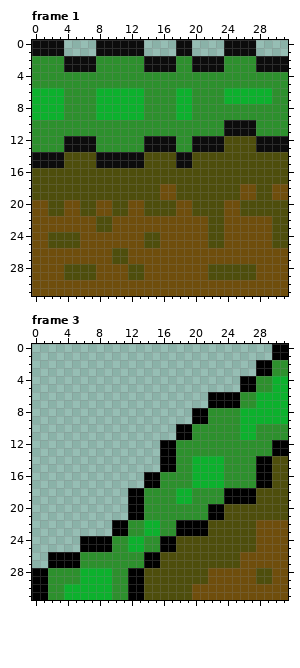
Two versions of one pixel-art file, .dev/tilesets/bushbash.aseprite. That is the earlier state.
32x32 pixels, 10 frames. Shown: frame 1, frame 3.
And afterwards:
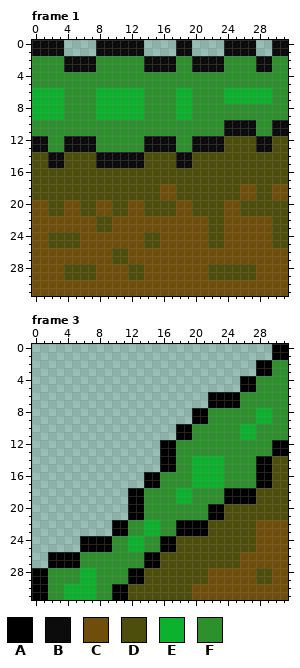
Palette (. is transparent): A #000000  B #0c0c0c  C #6f4e0c  D #4e4e0c  E #0cb12d  F #2d902d
Edits made:
--- frame 1
@@ x 28..31 @@
- 0 ....
- 1 ....
- 2 BBBB
- 3 BBBB
+ 0 ..BB
+ 1 ..BB
+ 2 BBFF
+ 3 BBFF
  4 FFFF
@@ x 0..31 @@
  9 EEEEFFFFEEEEEEFFFFEEFFFFFFFFFFFF
-10 FFFFFFFFFFFFFFFFFFFFFFFFBBBBFFFF
-11 FFFFFFFFFFFFFFFFFFFFFFFFBBBBFFFF
-12 FFFFBBBBFFFFFFBBBBFFBBBBDDDDBBBB
-13 FFFFBBBBFFFFFFBBBBFFBBBBDDDDBBBB
-14 BBBBDDDDBBBBBBDDDDBBDDDDDDDDDDDD
-15 BBBBDDDDBBBBBBDDDDBBDDDDDDDDDDDD
+10 FFFFFFFFFFFFFFFFFFFFFFFFBBBBFFBB
+11 FFFFFFFFFFFFFFFFFFFFFFFFBBBBFFBB
+12 BBFFBBBBFFFFFFBBBBFFBBBBDDDDBBDD
+13 BBFFBBBBFFFFFFBBBBFFBBBBDDDDBBDD
+14 DDBBDDDDBBBBBBDDDDBBDDDDDDDDDDDD
+15 DDBBDDDDBBBBBBDDDDBBDDDDDDDDDDDD
 16 DDDDDDDDDDDDDDDDDDDDDDDDDDDDDDDD
--- frame 3
@@ x 24..31 @@
  3 ....AAFF
- 4 ..AAFFEE
- 5 ..AAFFEE
- 6 AAFFEEEE
- 7 AAFFEEEE
- 8 FFEEEEEE
- 9 FFEEEEEE
+ 4 ..AAFFFF
+ 5 ..AAFFFF
+ 6 AAFFFFFF
+ 7 AAFFFFFF
+ 8 FFFFEEFF
+ 9 FFFFEEFF
 10 FFEEFFFF
@@ x 6..15 @@
 27 FFFFFFFFAA
-28 EEEEFFAADD
-29 EEEEFFAADD
-30 EEEEFFAADD
-31 EEEEFFAADD
+28 EEFFFFAADD
+29 EEFFFFAADD
+30 EEFFAADDDD
+31 EEFFAADDDD
Pixel boxes of the changes (left, top, right, bottom) in both pictures:
changed: (272, 40, 288, 72)
changed: (272, 120, 288, 152)
changed: (32, 136, 48, 168)
changed: (240, 376, 288, 424)
changed: (96, 568, 144, 600)
